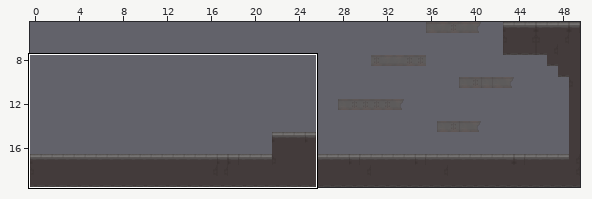
Tiled map (JSON): assets/maps/level2.tmj. The first picture is a wide view before the edit; the outline marks the close-up.
Close-up. First the earlier version:
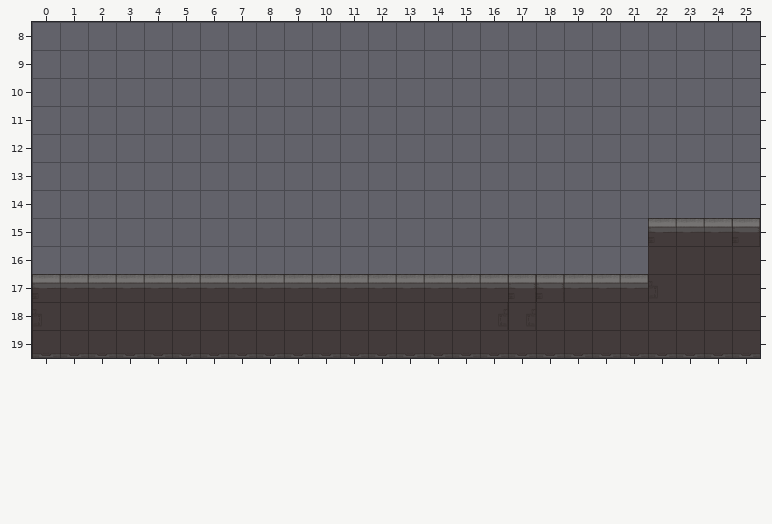
Cells are 192x192 px. Shown: x 0..25, y 8..19. The commit also changed other parts of the map, which this record leaves out.
Once edited:
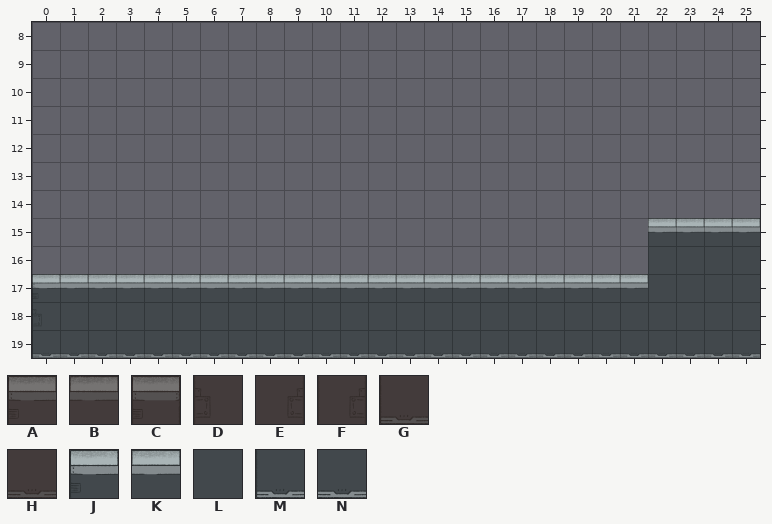
Key: from "Ground1": A 4, B 5, C 7, D 8, E 10, F 11, G 12, H 13; from "HallwayGround": J 4, K 5, L 9, M 12, N 13.
_ is an empty cell.
Diff:
Layer "Tile Layer 1":
y 15: x 22..25 ABBC -> KKKK
y 17: x 0..22 ABBBBBBBBBBBBBBBBCCBBBD -> JKKKKKKKKKKKKKKKKKKKKKL
y 18: x 16..17 EF -> LL
y 19: x 0..25 GHHHHHHHHHHHHHHHHHHHHHHHHH -> MNNNNNNNNNNNNNNNNNNNNNNNNN
Changed places in both close-ups, as pixel boxes (x1, y1, x2, y2):
changed: (648, 218, 760, 246)
changed: (32, 274, 760, 358)
